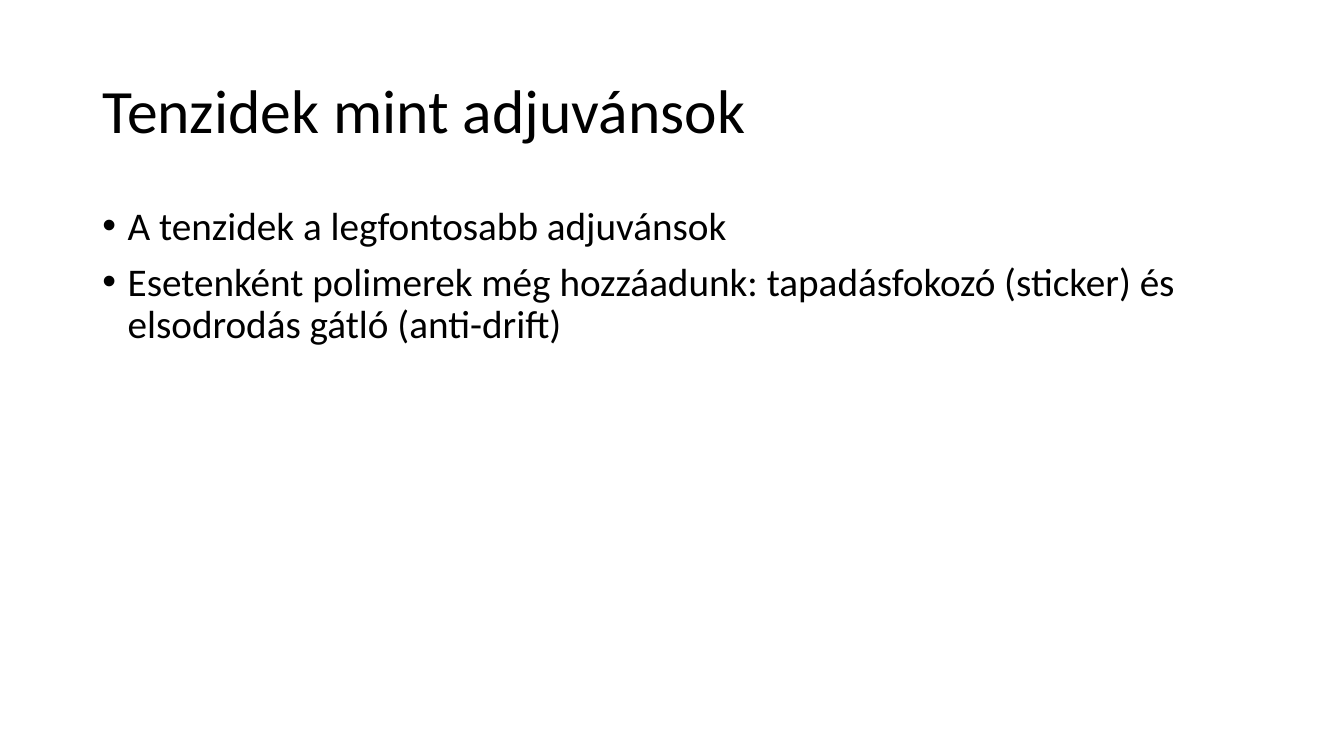
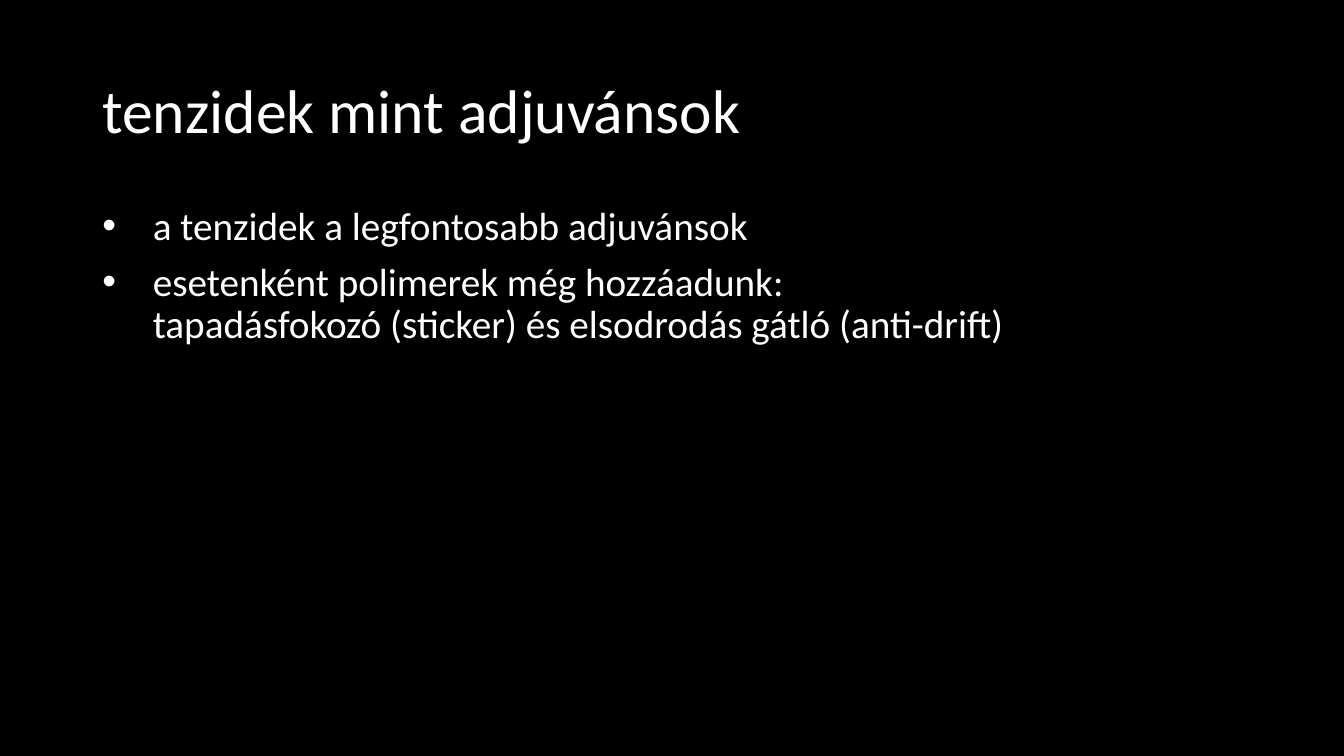
Before and after one commit to LilianaBohus/chemistry-presenations, a slide deck: slide 9 of adjuvants.pptx (slide 10 before the commit). Drawn at 1344x756 pixels with LibreOffice and Linux fonts; fonts in the diff are those of the drawing; background and template pictures are left out. Boxes give left, top, right and bottom in pixels: in the first picture for what was removed or moved away, otherwise in the second. Text is boxed around its words. In the diff, an @@ line names an element or a change of style, - is before the commit and + after.

```diff
--- a/adjuvants.pptx
+++ b/adjuvants.pptx
@@ background #FFFFFF to picture (left out) @@
@@ text at (102, 90, 740, 144): text changed; text colour #000000 to #FFFFFF @@
-Tenzidek mint adjuvánsok
+tenzidek mint adjuvánsok
@@ text at (153, 212, 1003, 345): text changed; text colour #000000 to #FFFFFF @@
-• A tenzidek a legfontosabb adjuvánsok
-• Esetenként polimerek még hozzáadunk: tapadásfokozó (sticker) és elsodrodás gátló (anti-drift)
+• a tenzidek a legfontosabb adjuvánsok
+• esetenként polimerek még hozzáadunk:
+  tapadásfokozó (sticker) és elsodrodás gátló (anti-drift)
```
Also in this commit, not shown: 5 other slides changed, 1 slide removed.
